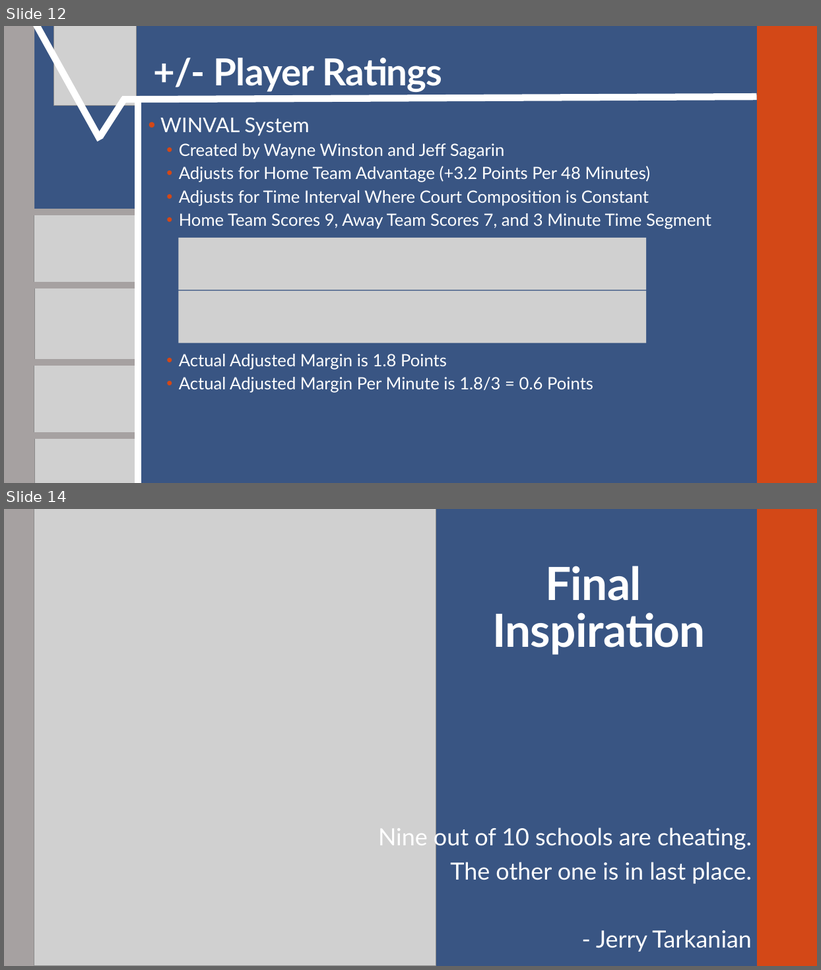
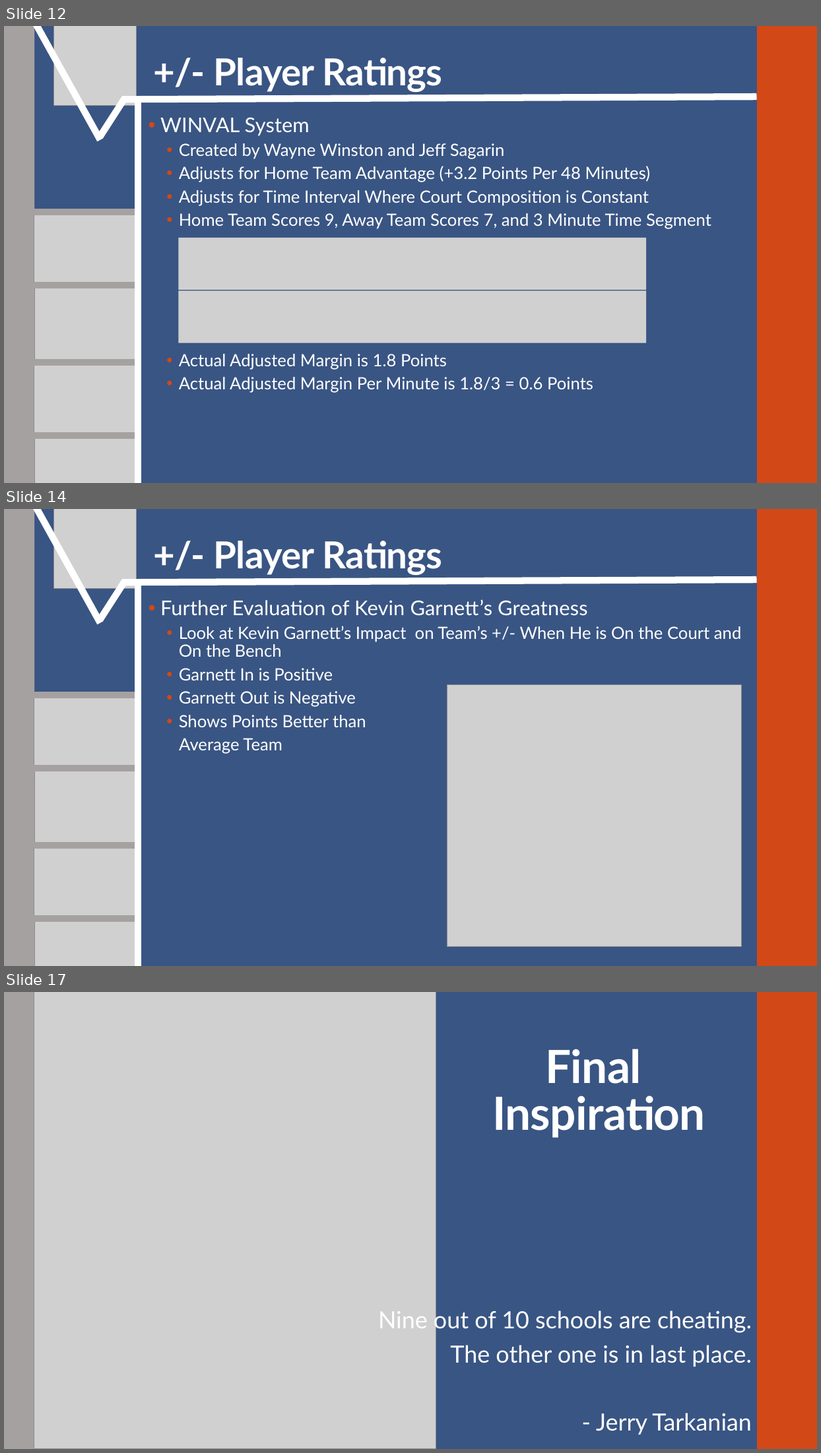
Before and after one commit to SuperMarioGiacomazzo/STOR390_WEBSITE, a slide deck: Slides/Basketball 2/Basketball_2_Lecture.pptx. Shown one above the other, each under a label of ours: slides 12 and 14 before the commit, slides 12, 14 and 17 after it; the slides between them are not shown. The pictures are 821x970 and 821x1453 pixels, drawn with LibreOffice and Linux fonts; fonts in the diff are those of the drawing; grey boxes stand for pictures. Boxes give left, top, right and bottom in pixels: in the first picture for what was removed or moved away, otherwise in the second. Text is boxed around its words. In the diff, an @@ line names an element or a change of style, - is before the commit and + after.

```diff
--- a/Slides/Basketball 2/Basketball_2_Lecture.pptx
+++ b/Slides/Basketball 2/Basketball_2_Lecture.pptx
@@ slide 14 added at <box>4,509,817,966</box>, background #395583; not listed: 2 template elements that a slide beside it also shows @@
@@ line added from (33, 509) to (100, 623), #FFFFFF 8 pt @@
@@ picture added at <box>54,509,136,588</box> @@
@@ title added at <box>213,541,442,575</box>, 44 pt, text #FFFFFF, bold @@
++/- Player Ratings
@@ line added from (100, 619) to (125, 582), #FFFFFF 8 pt @@
@@ line added from (122, 582) to (757, 580), #FFFFFF 8 pt @@
@@ line added from (138, 966) to (138, 582), #FFFFFF 8 pt @@
@@ text added at <box>160,599,742,754</box>, 20 pt, text #FFFFFF @@
+• Further Evaluation of Kevin Garnett’s Greatness
+  • Look at Kevin Garnett’s Impact on Team’s +/- When He is On the Court and On the Bench
+  • Garnett In is Positive
+  • Garnett Out is Negative
+  • Shows Points Better than
+  Average Team
@@ picture added at <box>448,685,741,948</box> @@
@@ line added from (29, 695) to (135, 695), #A6A1A1 8 pt @@
@@ picture added at <box>34,697,141,771</box> @@
@@ line added from (28, 768) to (135, 768), #A6A1A1 8 pt @@
@@ picture added at <box>34,771,141,846</box> @@
@@ line added from (29, 846) to (135, 846), #A6A6A6 8 pt @@
@@ line added from (29, 846) to (135, 846), #A6A1A1 8 pt @@
@@ picture added at <box>34,848,141,922</box> @@
@@ line added from (28, 919) to (135, 919), #A6A1A1 8 pt @@
@@ picture added at <box>34,922,141,966</box> @@
@@ what was slide 14 is now slide 17 @@
```
Also in this commit, not shown: 1 slide changed, 2 other slides added, 4 other files.
